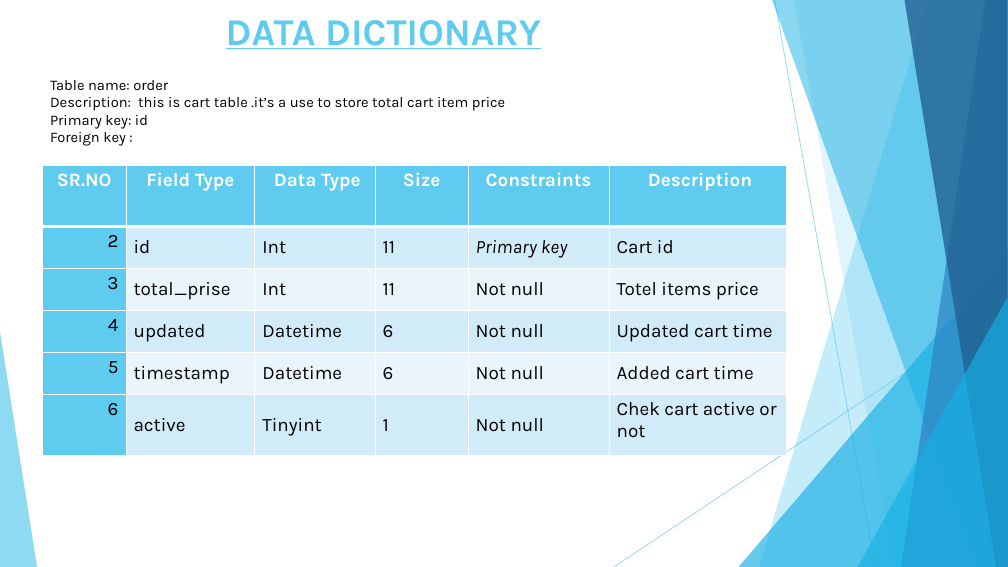
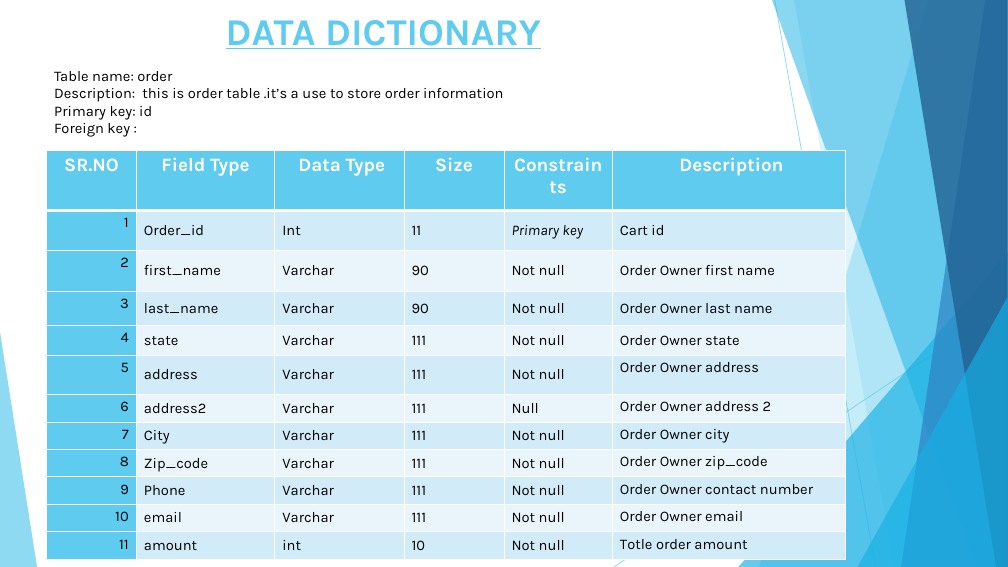
Before and after one commit to vivek-patel007/agwiscart-project, a slide deck: slide 16 of documents/project-agwiscart.pptx. Drawn at 1008x567 pixels with LibreOffice and Linux fonts; fonts in the diff are those of the drawing. Boxes give left, top, right and bottom in pixels: in the first picture for what was removed or moved away, otherwise in the second. Text is boxed around its words. In the diff, an @@ line names an element or a change of style, - is before the commit and + after.

```diff
--- a/documents/project-agwiscart.pptx
+++ b/documents/project-agwiscart.pptx
@@ text "Table name: order": place and size @@
-text "Table name: order" at (50,80,505,146)
+text "Table name: order" at (54,71,503,137)
@@ text at (54,88,503,102): text changed @@
-Description: this is cart table .it’s a use to store total cart item price
+Description: this is order table .it’s a use to store order information
@@ table at (47,150,846,560) @@
-row 2: 2 | id | Int | 11 | Primary key | Cart id
-row 3: 3 | total_prise | Int | 11 | Not null | Totel items price
-row 4: 4 | updated | Datetime | 6 | Not null | Updated cart time
-row 5: 5 | timestamp | Datetime | 6 | Not null | Added cart time
-row 6: 6 | active | Tinyint | 1 | Not null | Chek cart active or not
+row 2: 1 | Order_id | Int | 11 | Primary key | Cart id
+row 3: 2 | first_name | Varchar | 90 | Not null | Order Owner first name
+row 4: 3 | last_name | Varchar | 90 | Not null | Order Owner last name
+row 5: 4 | state | Varchar | 111 | Not null | Order Owner state
+row 6: 5 | address | Varchar | 111 | Not null | Order Owner address
+row 7: 6 | address2 | Varchar | 111 | Null | Order Owner address 2
+row 8: 7 | City | Varchar | 111 | Not null | Order Owner city
+row 9: 8 | Zip_code | Varchar | 111 | Not null | Order Owner zip_code
+row 10: 9 | Phone | Varchar | 111 | Not null | Order Owner contact number
+row 11: 10 | email | Varchar | 111 | Not null | Order Owner email
+row 12: 11 | amount | int | 10 | Not null | Totle order amount
@@ table: place and size @@
-table at (42,165,785,456)
+table at (47,150,846,560)
```
Also in this commit, not shown: 9 other slides changed, 43 other files.
